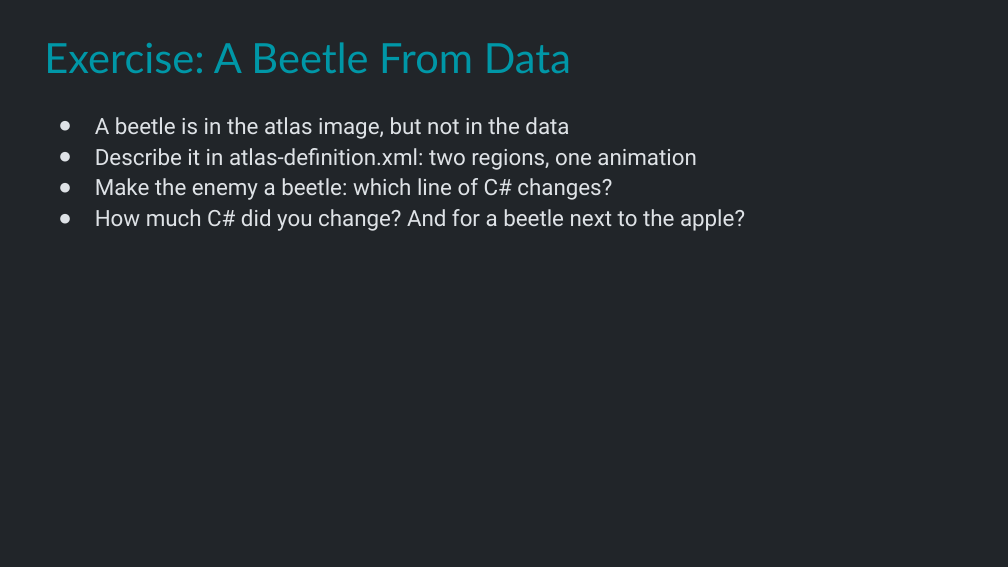
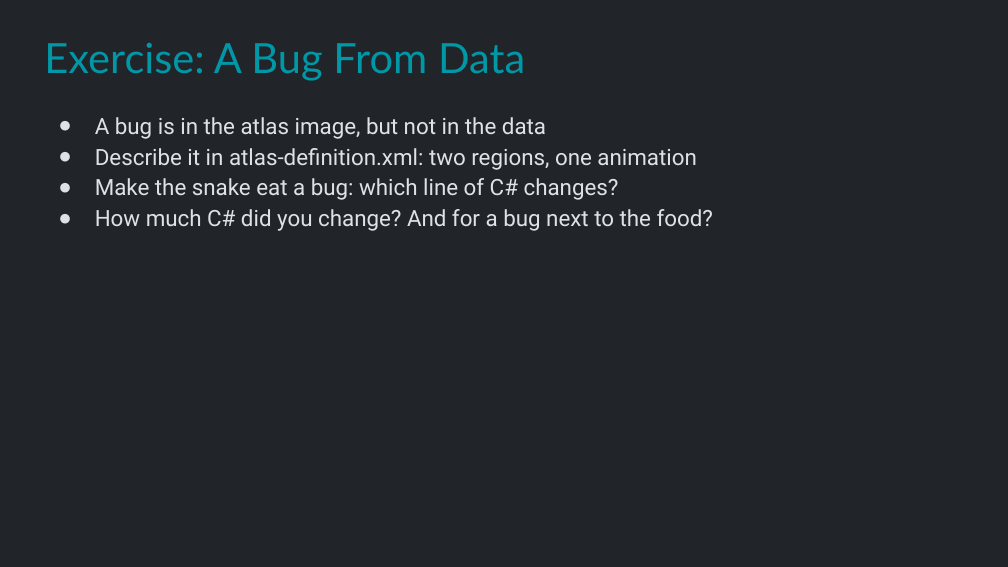
Before and after one commit to Metamate/gar, a slide deck: slide 36 of slides/03 Snake.pptx. Drawn at 1008x567 pixels with LibreOffice and Linux fonts; fonts in the diff are those of the drawing. Boxes give left, top, right and bottom in pixels: in the first picture for what was removed or moved away, otherwise in the second. Text is boxed around its words. In the diff, an @@ line names an element or a change of style, - is before the commit and + after.

```diff
--- a/slides/03 Snake.pptx
+++ b/slides/03 Snake.pptx
@@ title at (44,43,525,81): text changed @@
-Exercise: A Beetle From Data
+Exercise: A Bug From Data
@@ text at (95,117,546,139): text changed @@
-● A beetle is in the atlas image, but not in the data
+● A bug is in the atlas image, but not in the data
@@ text at (95,178,713,231): text changed @@
-● Make the enemy a beetle: which line of C# changes?
-● How much C# did you change? And for a beetle next to the apple?
+● Make the snake eat a bug: which line of C# changes?
+● How much C# did you change? And for a bug next to the food?
```
Also in this commit, not shown: 9 other slides changed, 3 other files.
